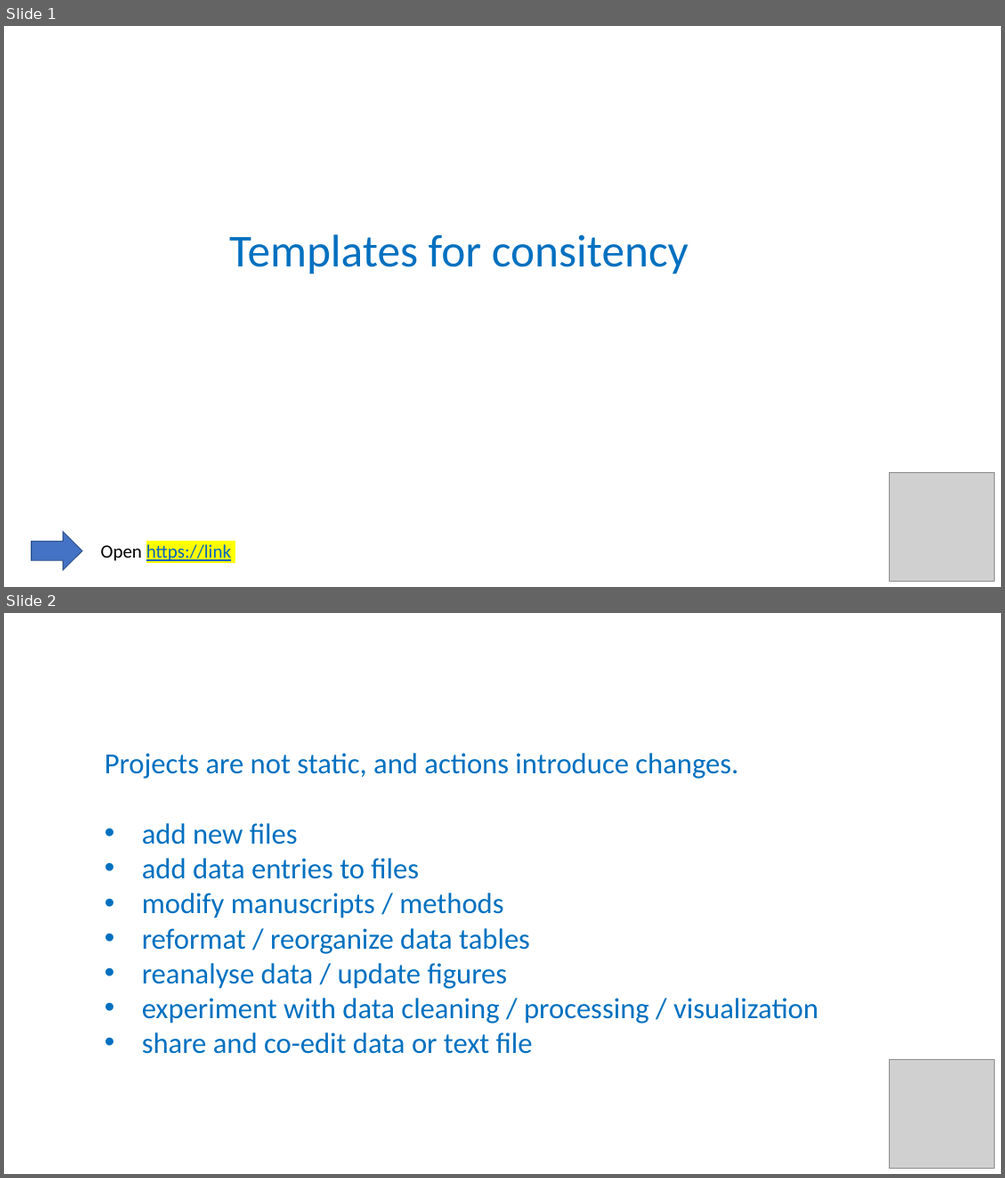
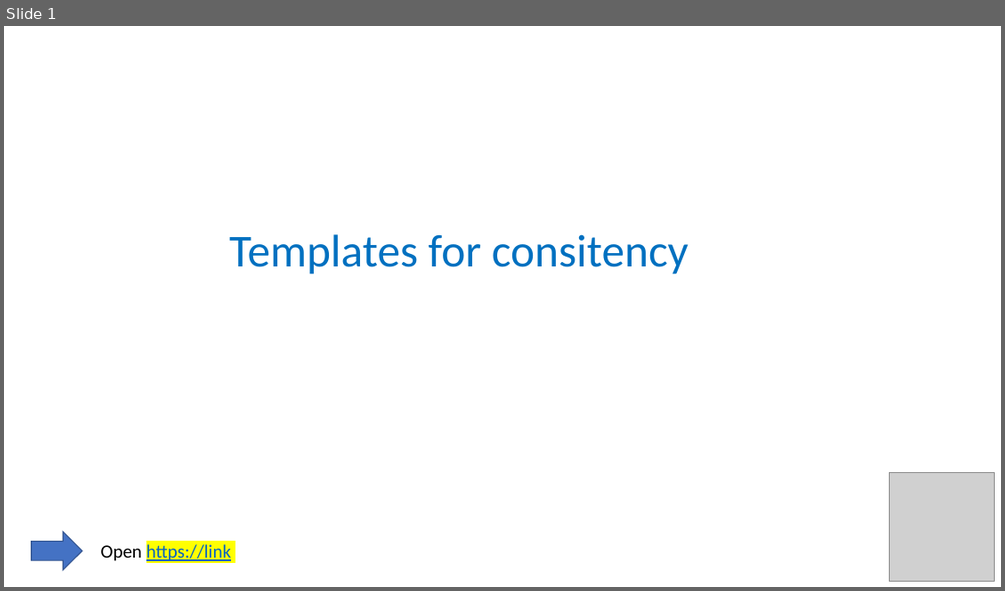
Before and after one commit to tobyhodges/solid-waddle, a slide deck: instructors/12-Templates.pptx. Shown one above the other, each under a label of ours: slides 1 and 2 before the commit, slide 1 after it. The pictures are 1005x1178 and 1005x591 pixels, drawn with LibreOffice and Linux fonts; fonts in the diff are those of the drawing; grey boxes stand for pictures. Boxes give left, top, right and bottom in pixels: in the first picture for what was removed or moved away, otherwise in the second. Text is boxed around its words. In the diff, an @@ line names an element or a change of style, - is before the commit and + after.

```diff
--- a/instructors/12-Templates.pptx
+++ b/instructors/12-Templates.pptx
@@ slide 2 removed at <box>4,613,1001,1174</box>, background #FFFFFF @@
@@ text removed at <box>105,753,818,1054</box> @@
-Projects are not static, and actions introduce changes.
-• add new files
-• add data entries to files
-• modify manuscripts / methods
-• reformat / reorganize data tables
-• reanalyse data / update figures
-• experiment with data cleaning / processing / visualization
-• share and co-edit data or text file
@@ picture removed at <box>889,1060,994,1167</box> @@
```
Also in this commit, not shown: 7 slides added, 2 other files.
